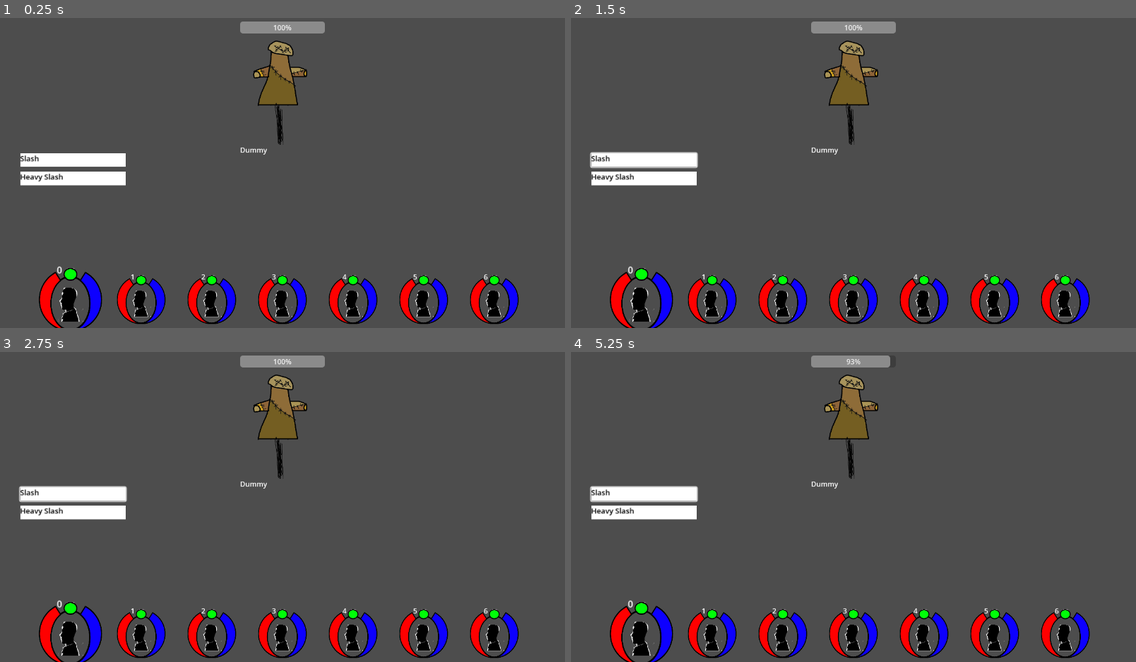
Above: before the commit, frames 1-4 (two rows, left to right).
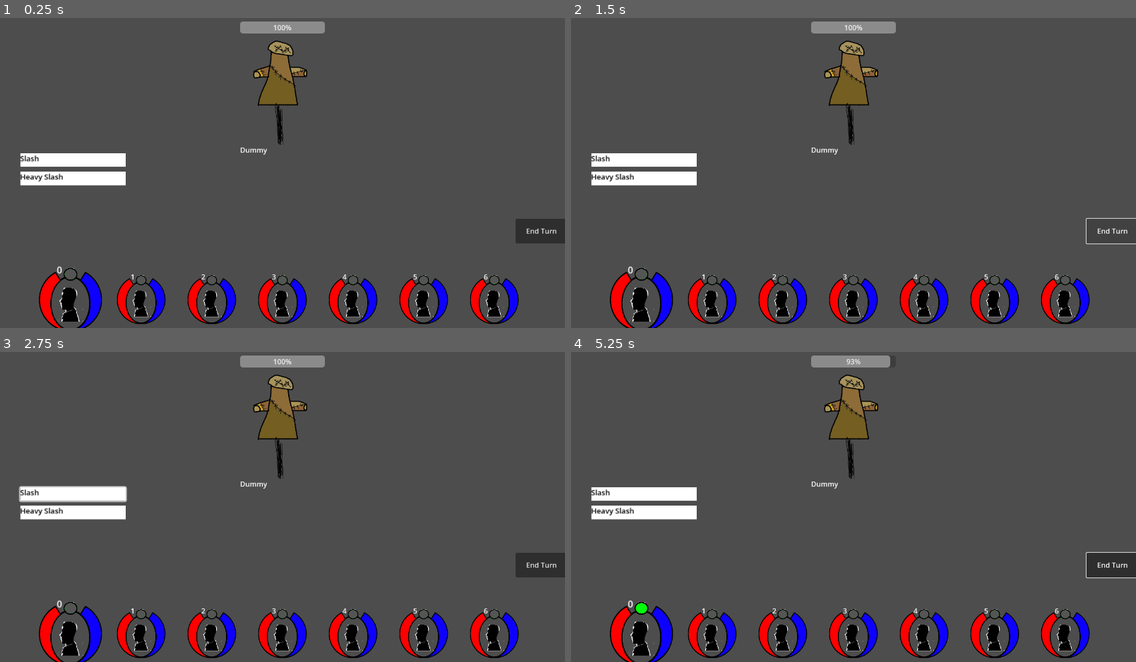
Above: after the commit, the same moments.

Repository: JaroschJr/RPG
Game: Godot game, scene res://Battle/Battlefield.tscn
Two runs of this game, one before a commit and one after it. Both use one fixed random seed, a clock stepped at 60 frames per second and the inputs below. The project has no main scene, so this scene is started directly.
Inputs (mouse positions are in pixels of both pictures, inside the frame that each line leads up to):
- Up to frame 1 (0.25 s): no input
- Up to frame 2 (1.5 s): click (644, 160) at 0.52 s; click (1113, 231) at 1.25 s, where only the run after the commit has a clickable "End Turn"
- Up to frame 3 (2.75 s): click (73, 494) at 2.02 s
- Up to frame 4 (5.25 s): click (1113, 565) at 2.75 s, where only the run after the commit has a clickable "End Turn"; click (644, 494) at 3.52 s; click (1113, 565) at 4.25 s, where only the run after the commit has a clickable "End Turn"; tap Enter at 5 s; move the mouse to (853, 423) at 5.02 s; click (853, 423) at 5.1 s

The runs differ from the first frame. In frame 1, 0.9% of the frame differs, in the area x 11-100%, y 64-86%; in frame 2, 0.5%; in frame 3, 0.9%; in frame 4, 1.1%, in the area x 3-100%, y 43-86%.

Commit message:
Added has-moved indicator and variable to characters. Turns exist.

Diff:
--- a/Battle/BatleCharacter.gd
+++ b/Battle/BatleCharacter.gd
@@ -6,12 +6,15 @@
 var stamina
 var max_life
 var life
+var has_moved
 
 # Called when the node enters the scene tree for the first time.
 func _ready():
 	mousedOver = false
 	BattleRef = get_node("/root/Battlefield")
-	strength = 10
+	has_moved = false
+	$MovedIndicatorTrue.hide()
+
 
 
 # "_init()" is how constructors are declared in gdscript
@@ -52,3 +55,13 @@
 func _ability_selected(ability_id):
 	battle_globals._ready_ability(ability_id, self)
 	#print("ability selected")
+
+func _move_poke():
+	has_moved = true
+	$MovedIndicatorTrue.show()
+
+func _turn_start():
+	#anything that happens at the end of a turn happens here. Countdowns on statuse efects, DOT effects, and so on.
+	#print("starting new turn")
+	has_moved = false
+	$MovedIndicatorTrue.hide()
--- a/Battle/BatleCharacter.tscn
+++ b/Battle/BatleCharacter.tscn
@@ -8,6 +8,7 @@
 [ext_resource type="Texture2D" uid="uid://b8ffwa60fvvo4" path="res://ImageAssets/CharLifeFull.png" id="6_cl3yu"]
 [ext_resource type="Texture2D" uid="uid://fchg8xaaqarw" path="res://ImageAssets/CharStamEmpty.png" id="7_buosa"]
 [ext_resource type="Texture2D" uid="uid://bqlnc3kf7pms3" path="res://ImageAssets/CharStamFull.png" id="8_13h8e"]
+[ext_resource type="Texture2D" uid="uid://bngrhfke28q0v" path="res://ImageAssets/MovedIconFalse.png" id="9_nfk5n"]
 [ext_resource type="Texture2D" uid="uid://b4ipsmgxfgfh7" path="res://ImageAssets/MovedIconTrue.png" id="9_unpyu"]
 
 [sub_resource type="CircleShape2D" id="CircleShape2D_f7krl"]
@@ -63,7 +64,11 @@
 texture_under = ExtResource("7_buosa")
 texture_progress = ExtResource("8_13h8e")
 
-[node name="MovedIndicator" type="Sprite2D" parent="."]
+[node name="MovedIndicatorFalse" type="Sprite2D" parent="."]
+scale = Vector2(0.213333, 0.213333)
+texture = ExtResource("9_nfk5n")
+
+[node name="MovedIndicatorTrue" type="Sprite2D" parent="."]
 scale = Vector2(0.213333, 0.213333)
 texture = ExtResource("9_unpyu")
 
--- a/Battle/Battlefield.gd
+++ b/Battle/Battlefield.gd
@@ -69,3 +69,14 @@
 
 func _loaded_ability_name(new_ab):
 	$AbilityReadied.text = new_ab
+
+func _turn():
+	#enemy moves
+	for i in party.size():
+		party[i]._turn_start()
+
+
+
+func _on_end_turn_button_button_down():
+	_turn()
+	pass # Replace with function body.
--- a/Battle/Battlefield.tscn
+++ b/Battle/Battlefield.tscn
@@ -21,3 +21,12 @@
 [node name="AbilityReadied" type="Label" parent="."]
 offset_right = 104.0
 offset_bottom = 32.0
+
+[node name="EndTurnButton" type="Button" parent="."]
+offset_left = 1168.0
+offset_top = 456.0
+offset_right = 1286.0
+offset_bottom = 512.0
+text = "End Turn"
+
+[connection signal="button_down" from="EndTurnButton" to="." method="_on_end_turn_button_button_down"]
--- a/ability_scripts.gd
+++ b/ability_scripts.gd
@@ -18,6 +18,7 @@
 	battle_globals.ability_selected = null
 
 func _use_ability(user, ability_id, target, battlefield):
+	user._move_poke()
 	match ability_id:
 		"slash":
 			_slash(user, ability_id, target, battlefield)
Not shown: 1 places in Battle/BatleCharacter.tscn that only renumber resources
